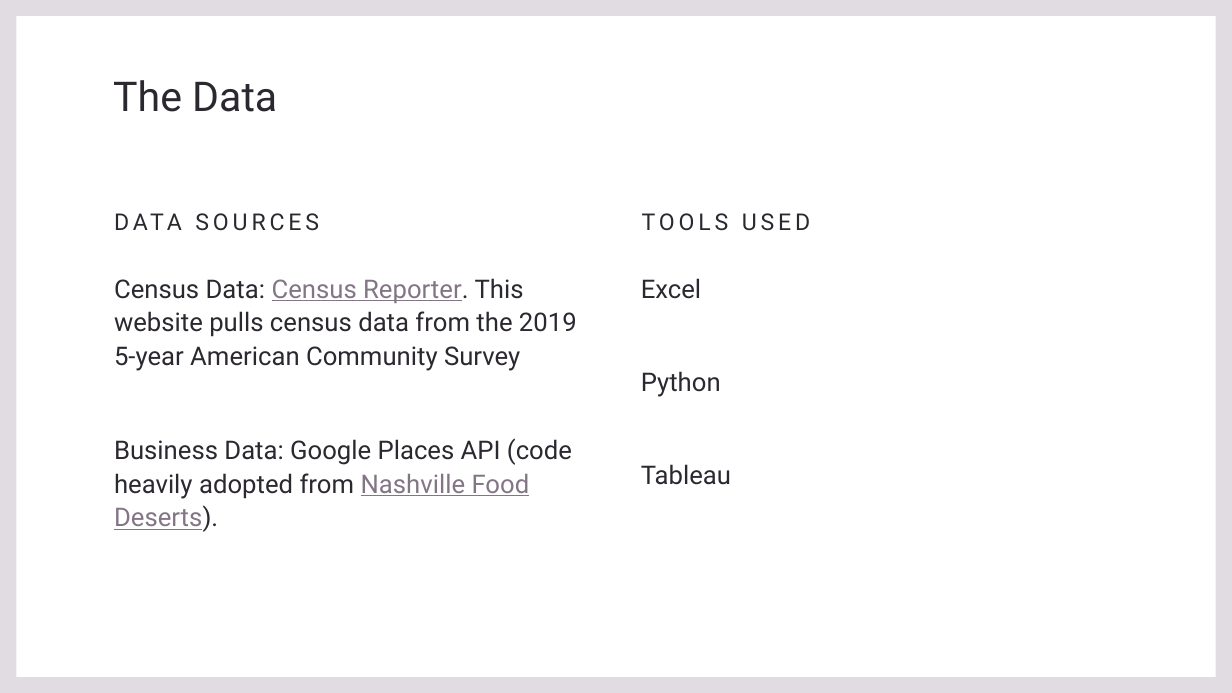
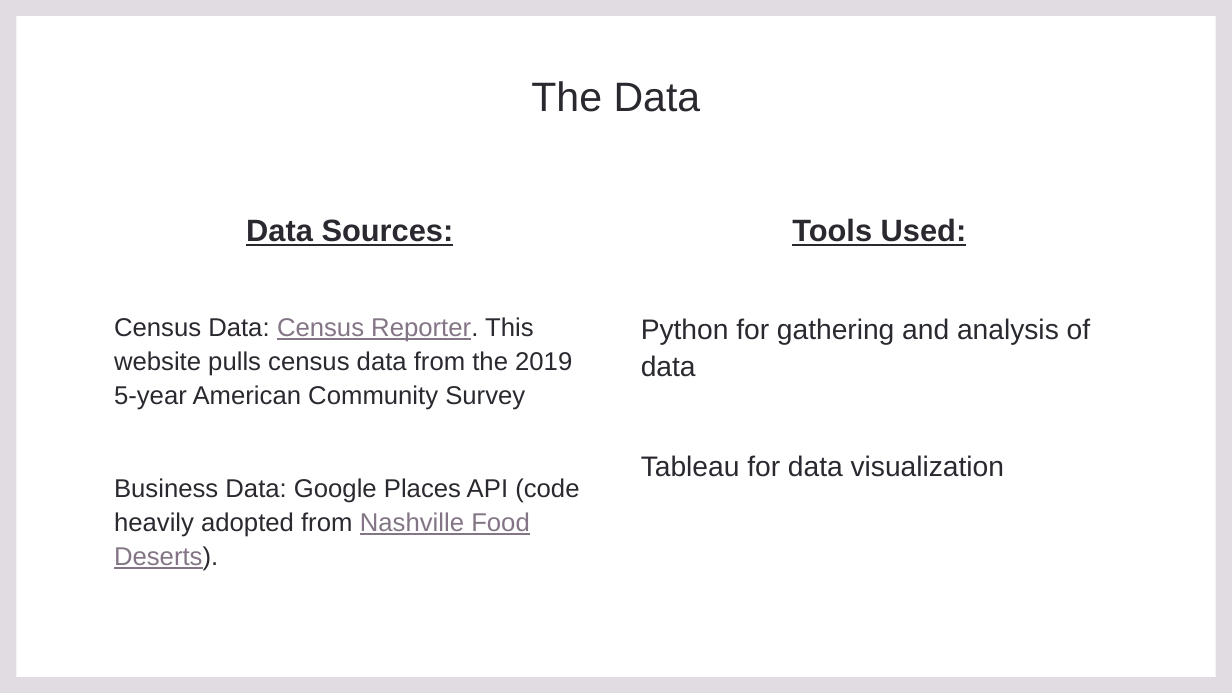
Before and after one commit to tarynpatterson/nashville-businesses-in-black-communities, a slide deck: slide 3 of Nashville Businesses in Black Communities.pptx. Drawn at 1232x693 pixels with LibreOffice and Linux fonts; fonts in the diff are those of the drawing; background and template pictures are left out. Boxes give left, top, right and bottom in pixels: in the first picture for what was removed or moved away, otherwise in the second. Text is boxed around its words. In the diff, an @@ line names an element or a change of style, - is before the commit and + after.

```diff
--- a/Nashville Businesses in Black Communities.pptx
+++ b/Nashville Businesses in Black Communities.pptx
@@ title "The Data" at bbox=[531, 81, 701, 112]: font Roboto to Arial; alignment left to centre @@
@@ text removed at bbox=[192, 81, 277, 112] @@
-DATA SOURCES
@@ text "Data Sources:": place and size @@
-text "Data Sources:" at bbox=[114, 278, 577, 532]
+text "Data Sources:" at bbox=[114, 219, 579, 571]
@@ text at bbox=[246, 219, 454, 246]: paragraph added @@
+Data Sources:
@@ text at bbox=[641, 218, 1090, 477]: text changed; size 20 to 22 pt; font Roboto to Arial @@
-Excel
-Python
-Tableau
+Tools Used:
+Python for gathering and analysis of data
+Tableau for data visualization
@@ text removed at bbox=[642, 213, 810, 231] @@
-TOOLS USED
@@ text at bbox=[114, 317, 579, 571]: font Roboto to Arial @@
```
Also in this commit, not shown: 3 other slides changed, 5 slides added, 8 other files.
